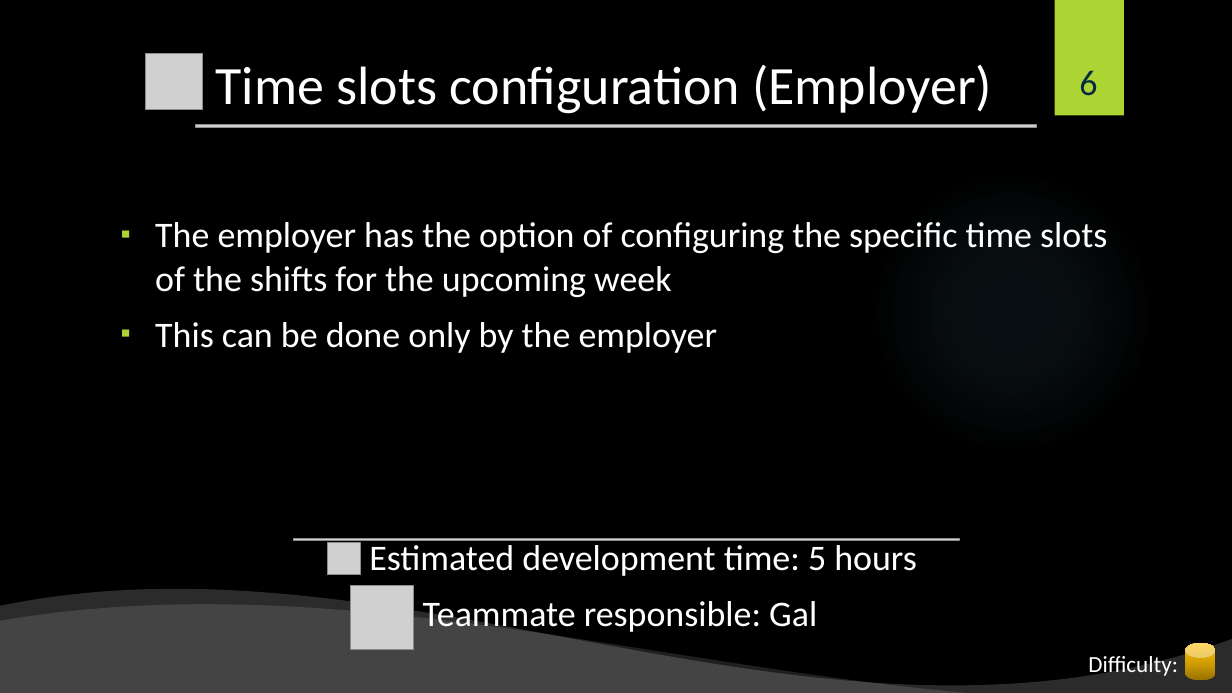
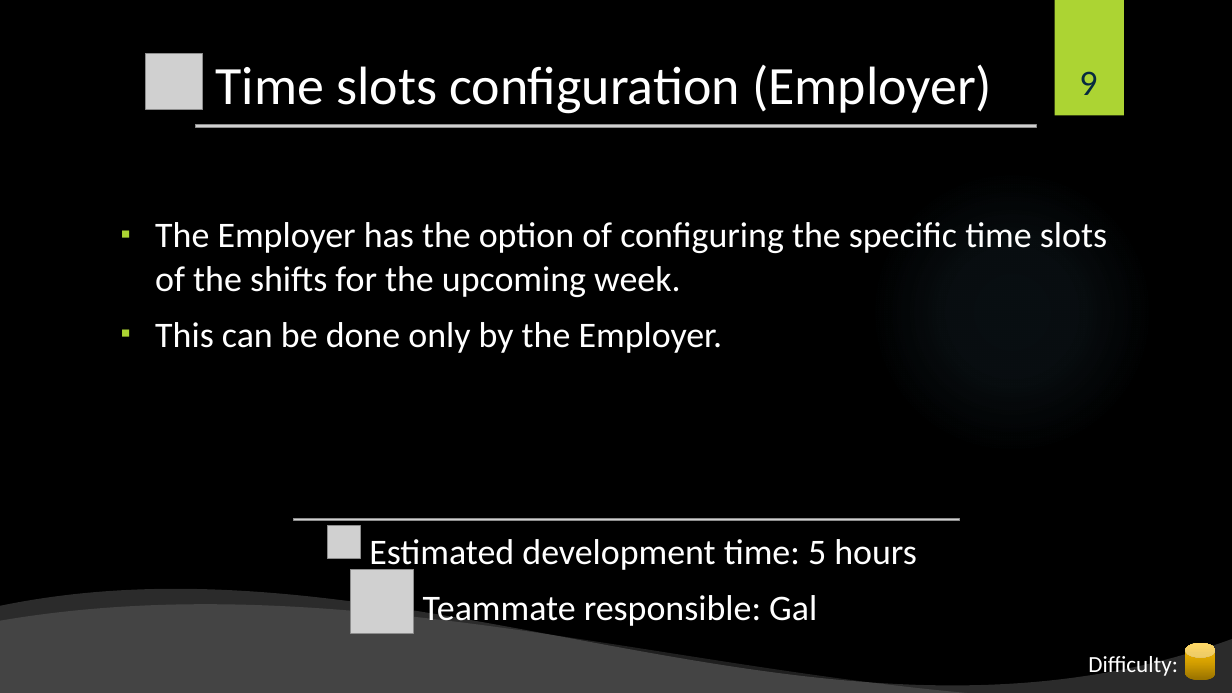
Before and after one commit to shiftlyapp/Shiftly, a slide deck: slide 9 of Backlog.pptx (slide 6 before the commit). Drawn at 1232x693 pixels with LibreOffice and Linux fonts; fonts in the diff are those of the drawing; grey boxes stand for pictures; background and template pictures are left out. Boxes give left, top, right and bottom in pixels: in the first picture for what was removed or moved away, otherwise in the second. Text is boxed around its words. In the diff, an @@ line names an element or a change of style, - is before the commit and + after.

```diff
--- a/Backlog.pptx
+++ b/Backlog.pptx
@@ page number at <box>1079,71,1097,95</box>: text changed @@
-6
+9
@@ text at <box>155,222,1107,353</box>: text changed @@
-▪ The employer has the option of configuring the specific time slots of the shifts for the upcoming week
-▪ This can be done only by the employer
+▪ The Employer has the option of configuring the specific time slots of the shifts for the upcoming week.
+▪ This can be done only by the Employer.
@@ picture: place and size @@
-picture at <box>294,539,959,541</box>
+picture at <box>294,518,959,520</box>
@@ picture: place and size @@
-picture at <box>327,543,360,576</box>
+picture at <box>327,526,360,559</box>
@@ picture: place and size @@
-picture at <box>350,586,414,650</box>
+picture at <box>350,569,414,633</box>
```
Also in this commit, not shown: 15 other slides changed, 3 slides added.
